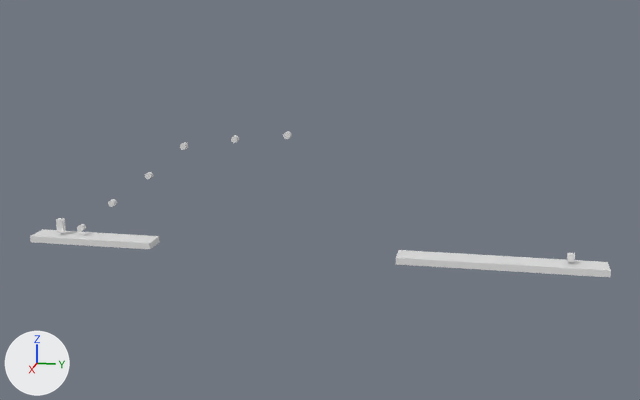
The Blender file DirectXGame/Resources/Levels/beginnerStage.blend: old version first, new version second.
Before and after are seen from a 50 mm lens placed at (250.4, 135.9, 77.8), pointed at (-0.1, 85.8, 15.2). Arrows for +X, +Y and +Z are at lower left; the lights stay in place.

Before the edit, the objects in view are built like this:
```python
me_cube = bpy.data.meshes.new('Cube')
me_cube.from_pydata(...)  # a box spanning x -1.0..1.0, y -1.0..1.0, z -1.0..1.0
me_cube.materials.append(mat_material)  # white #e7e7e7
me_cube_001 = bpy.data.meshes.new('Cube.001')
me_cube_001.from_pydata(...)  # a box spanning x -1.0..1.0, y -1.0..1.0, z -1.0..1.0
me_cube_001.materials.append(mat_material_001)  # white #e7e7e7
me_円柱_002 = bpy.data.meshes.new('円柱.002')
me_円柱_002.from_pydata(...)  # a 32-sided cylinder along x spanning x -1.0..1.0, y -1.0..1.0, z -1.0..1.0
me_円柱_016 = bpy.data.meshes.new('円柱.016')
me_円柱_016.from_pydata(...)  # a 32-sided cylinder along x spanning x -1.0..1.0, y -1.0..1.0, z -1.0..1.0
me_立方体 = bpy.data.meshes.new('立方体')
me_立方体.from_pydata(...)  # a box spanning x -1.0..1.0, y -1.0..1.0, z -2.0..2.0
me_立方体_001 = bpy.data.meshes.new('立方体.001')
me_立方体_001.from_pydata(...)  # a box spanning x -1.0..1.0, y -1.0..1.0, z -1.0..1.0
ob_firld1 = bpy.data.objects.new('Firld1', me_cube)
ob_firld1.location = (0.0, 13.3, -1.0)
ob_firld1.scale = (4.0, 20.0, 1.0)
ob_firld2 = bpy.data.objects.new('Firld2', me_cube_001)
ob_firld2.location = (0.0, 139.0, -1.0)
ob_firld2.scale = (4.0, 30.0, 1.0)
ob_player = bpy.data.objects.new('Player', me_立方体)
ob_player.location = (0.0, 2.0, 3.0)
ob_ゴール = bpy.data.objects.new('ゴール', me_立方体_001)
ob_ゴール.location = (0.0, 158.4, 2.0)
ob_サンゴ3 = bpy.data.objects.new('サンゴ3', me_円柱_002)
ob_サンゴ3.location = (0.0, 32.5, 20.4)
ob_サンゴ6 = bpy.data.objects.new('サンゴ6', me_円柱_016)
ob_サンゴ6.location = (0.0, 76.1, 34.2)
```
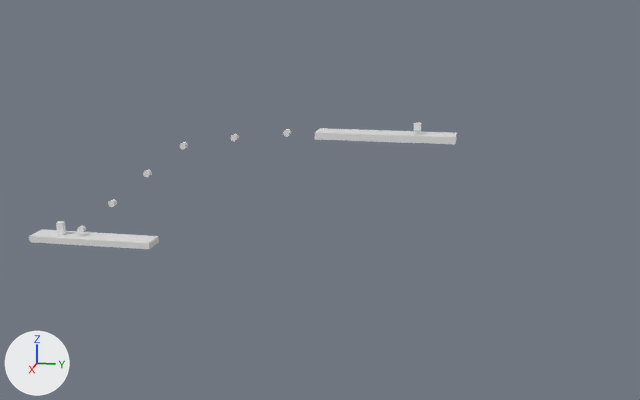
Where the change shows, as pixel boxes [x1, y1, x2, y2] in the pictures (640 x 400 px):
'Firld2', moved, rescaled (34% narrower, 39% shorter): before [396, 250, 611, 277]; after [315, 128, 457, 144]
'Player', moved: before [56, 218, 66, 232]; after [56, 221, 66, 235]
'ゴール', moved: before [567, 253, 575, 262]; after [414, 123, 421, 131]
'サンゴ3', moved: before [145, 172, 153, 179]; after [143, 170, 152, 177]
'サンゴ6', moved: before [283, 131, 292, 139]; after [283, 129, 291, 137]

What the commit changed:
Object 'Player' (ob_player) moves from (0.0, 2.0, 3.0) to (0.0, 2.0, 2.0).
Object 'サンゴ3' (ob_サンゴ3) moves from (0.0, 32.5, 20.4) to (0.0, 32.0, 21.0).
Object 'ゴール' (ob_ゴール) moves from (0.0, 158.4, 2.0) to (0.0, 114.0, 38.0).
Object 'Firld2' (ob_firld2) moves from (0.0, 139.0, -1.0) to (0.0, 105.0, 35.0).
Object 'Firld2' (ob_firld2) is rescaled from (4.0, 30.0, 1.0) to (4.0, 20.0, 1.0).
Object 'サンゴ6' (ob_サンゴ6) moves from (0.0, 76.1, 34.2) to (0.0, 76.0, 35.0).
